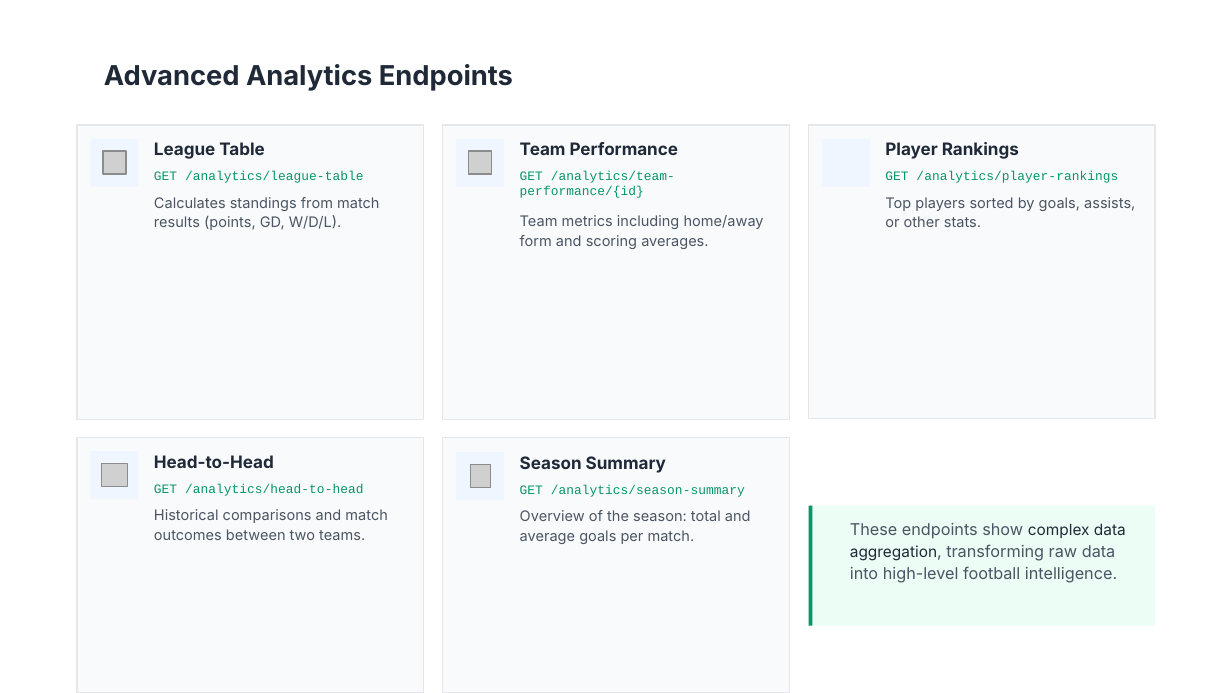
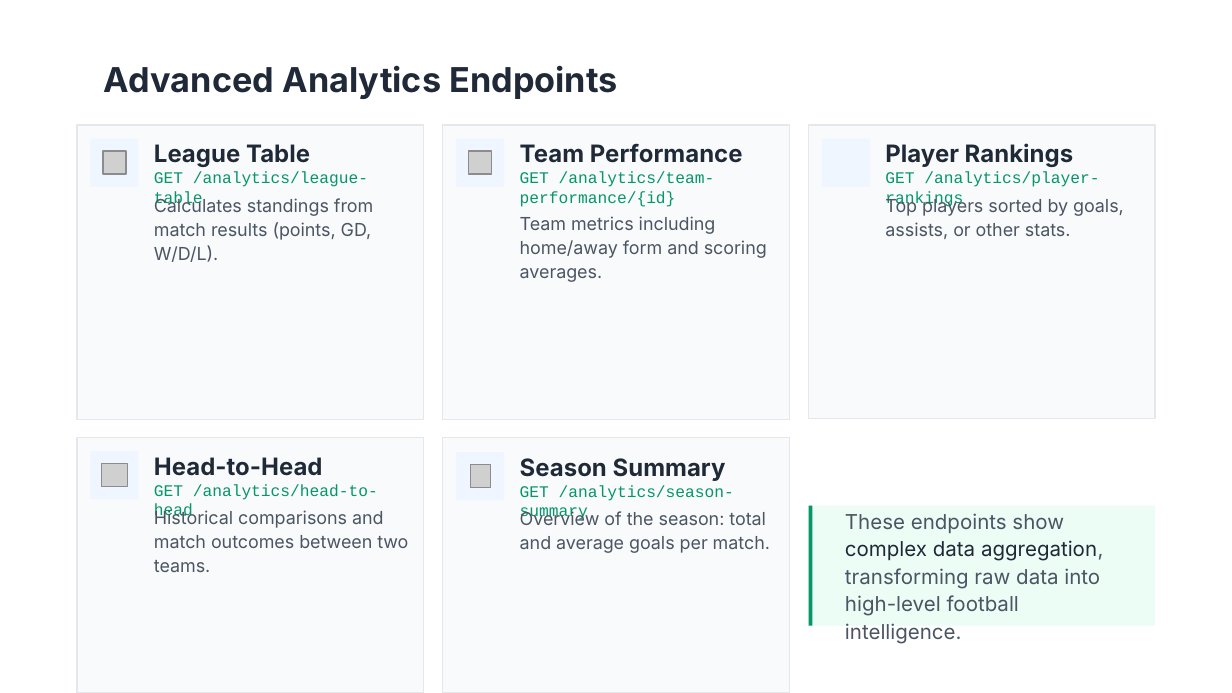
Before and after one commit to Leo-Chen-cs/Web-services-and-web-data-cw1, a slide deck: slide 6 of docs/Football_Analytics_API_-_Technical_Presentation.pptx. Drawn at 1232x693 pixels with LibreOffice and Linux fonts; fonts in the diff are those of the drawing; grey boxes stand for pictures; background and template pictures are left out. Boxes give left, top, right and bottom in pixels: in the first picture for what was removed or moved away, otherwise in the second. Text is boxed around its words. In the diff, an @@ line names an element or a change of style, - is before the commit and + after.

```diff
--- a/docs/Football_Analytics_API_-_Technical_Presentation.pptx
+++ b/docs/Football_Analytics_API_-_Technical_Presentation.pptx
@@ text "Advanced Analytics Endpoints" at (104, 65, 617, 99): size 16 to 20 pt @@
@@ size 7.5 to 9.5 pt in 5 elements at (154, 171, 368, 208), (885, 171, 1099, 208), (154, 484, 378, 520), (520, 485, 734, 521), (520, 171, 715, 207) @@
@@ size 10 to 14 pt in 5 elements at (154, 144, 310, 167), (520, 143, 743, 163), (885, 143, 1073, 167), (154, 457, 323, 476), (520, 458, 726, 481) @@
@@ size 8.5 to 10.5 pt in 5 elements at (885, 197, 1124, 239), (520, 510, 770, 553), (520, 216, 767, 282), (154, 197, 373, 262), (154, 509, 408, 572) @@
@@ text "These endpoints show complex data ...": place and size @@
-text "These endpoints show complex data ..." at (850, 523, 1126, 583)
+text "These endpoints show complex data ..." at (845, 513, 1104, 616)
@@ text "These endpoints show complex data ..." at (845, 513, 1104, 616): size 9.5 to 12 pt in "These endpoints show aggregation, transforming raw data ..."; size 9 to 12 pt in "complex data aggregation," @@
```
Also in this commit, not shown: 5 other slides changed, 1 slide added, 3 other files.
